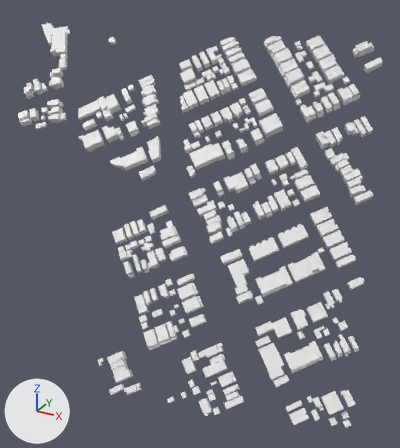
An edit to the glTF model web/tiles/lod2/content/2_2_3.glb, drawn before and after from the same camera.
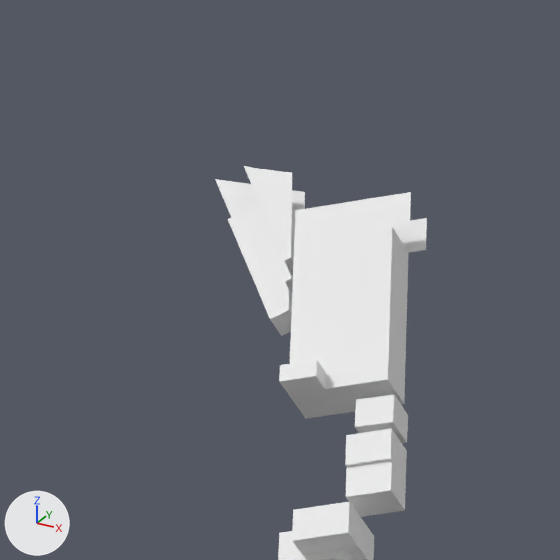
Each version appears first whole from a camera (50 mm lens) standing at (364.4, -21.7, 686.2) and looking at (98.4, 461.9, 444.4), and next in a close-up on the part from 3% to 22% of the width and 0% to 17% of the height. The axes (+X, +Y, +Z) are drawn at lower left. The lights are the same throughout. The first two pictures are the older version. Materials are left out; every surface is plain grey. Where no turn or scale is listed for an object, it has been applied to the vertices. Vertices at exactly the same position are counted once.

The older version as bpy lines, for what is in view:
```python
me_mesh = bpy.data.meshes.new('mesh')
me_mesh.from_pydata(...)  # 5920 vertices, 10597 faces; spans x -160.0..300.0, y 306.0..620.0, z 315.0..639.0
me_mesh.materials.append(mat_material_0)
ob_mesh = bpy.data.objects.new('mesh', me_mesh)
ob_mesh.location = (0.0, 0.0, 0.0)
```
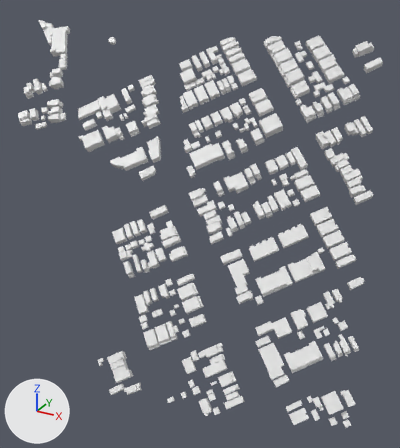
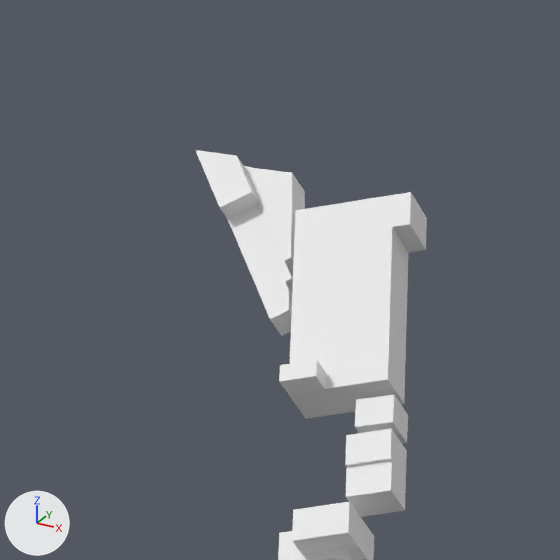
Pixel boxes [x1, y1, x2, y2] of what changed, in the close-ups (560 x 560 px):
```json
{"object": "mesh", "change": "reshaped", "before": [215, 166, 427, 560], "after": [196, 150, 427, 560]}
{"part": 1, "of": "me_mesh", "change": "added", "after": [196, 150, 259, 219]}
```

Edits to the scene script, one JSON object a line:
```json
{"block": "me_mesh", "where": "# used by ob_mesh; location = (0.0, 0.0, 0.0)"}
{"op": "remove", "block": "me_mesh", "code": "me_mesh.from_pydata(...)  # 5920 vertices, 10597 faces; spans x -160.0..300.0, y 306.0..620.0, z 315.0..639.0"}
{"op": "add", "block": "me_mesh", "code": "me_mesh.from_pydata(...)  # 5925 vertices, 10642 faces; spans x -160.0..300.0, y 306.0..620.0, z 315.0..642.0"}
{"block": "me_mesh", "change": "me_mesh part 1: 5 vertices added at x -159.0..-146.0, y 513.0..520.0, z 633.0..642.0"}
{"block": "me_mesh", "change": "other edits to the shape of me_mesh do not show in these pictures"}
```
